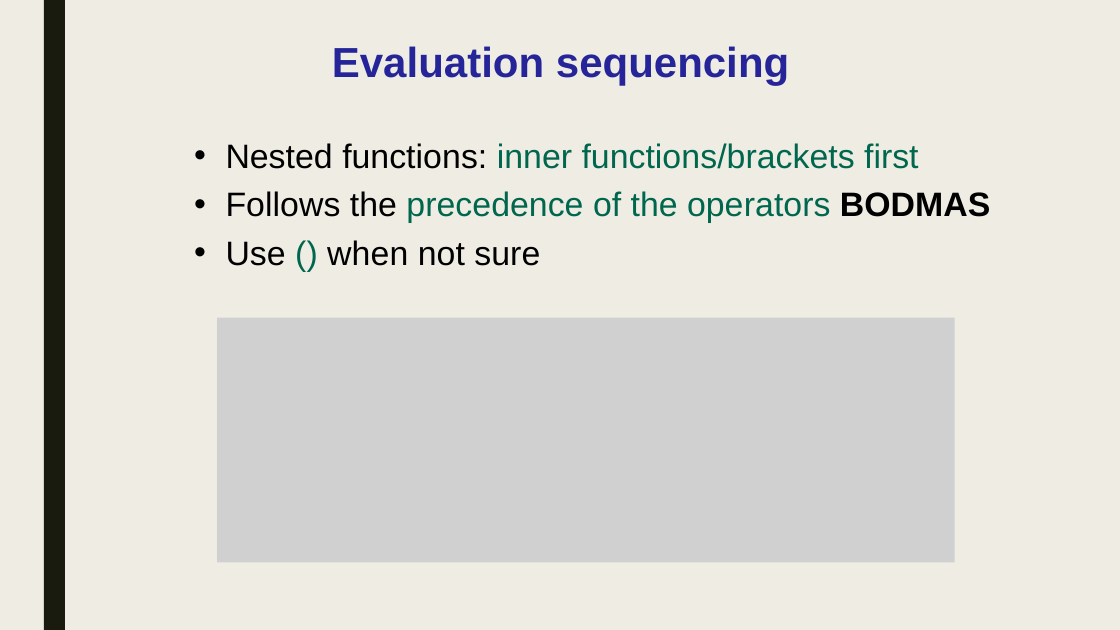
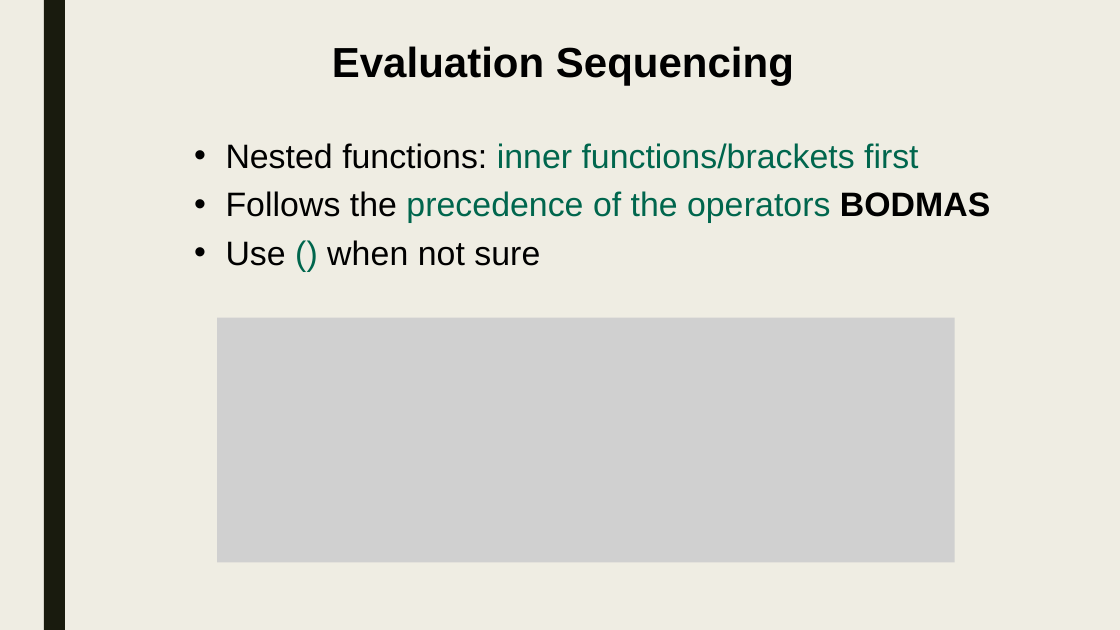
Before and after one commit to sayyidkhan/web_intro_2022, a slide deck: slide 13 of ppt/2_Obj Func.pptx. Drawn at 1120x630 pixels with LibreOffice and Linux fonts; fonts in the diff are those of the drawing; grey boxes stand for pictures. Boxes give left, top, right and bottom in pixels: in the first picture for what was removed or moved away, otherwise in the second. Text is boxed around its words. In the diff, an @@ line names an element or a change of style, - is before the commit and + after.

```diff
--- a/ppt/2_Obj Func.pptx
+++ b/ppt/2_Obj Func.pptx
@@ title at <box>332,46,794,85</box>: text changed; text colour #252599 to #000000 @@
-Evaluation sequencing
+Evaluation Sequencing
```
Also in this commit, not shown: 2 other slides changed, 7 other files.
